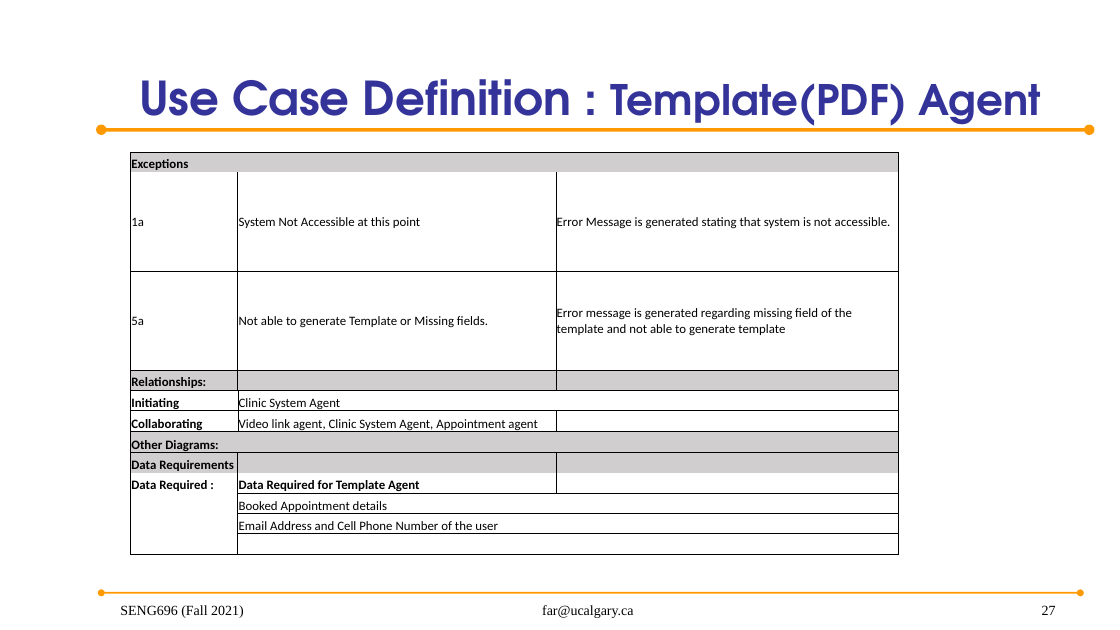
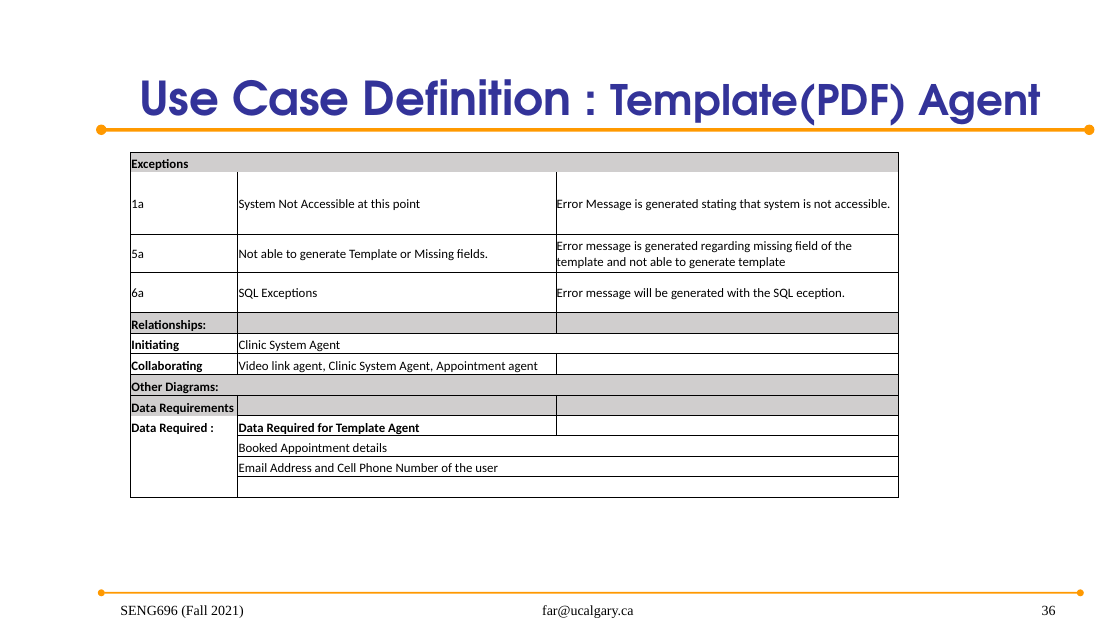
Before and after one commit to anish30145784/SENG696_GroupD, a slide deck: slide 36 of GroupD_ProjectPresentation.pptx (slide 27 before the commit). Drawn at 1120x630 pixels with LibreOffice and Linux fonts; fonts in the diff are those of the drawing; background and template pictures are left out. Boxes give left, top, right and bottom in pixels: in the first picture for what was removed or moved away, otherwise in the second. Text is boxed around its words. In the diff, an @@ line names an element or a change of style, - is before the commit and + after.

Commit message:
Added tech overview for the twilio meesaging service, updated exceptions of all agent and some ppt layout changes

```diff
--- a/GroupD_ProjectPresentation.pptx
+++ b/GroupD_ProjectPresentation.pptx
@@ table at [131,152,899,497] @@
+row 4: 6a | SQL Exceptions | Error message will be generated with the SQL eception.
@@ page number at [1042,605,1056,615]: text changed @@
-27
+36
```
Also in this commit, not shown: 11 other slides changed, 9 slides added, 9 other files.
